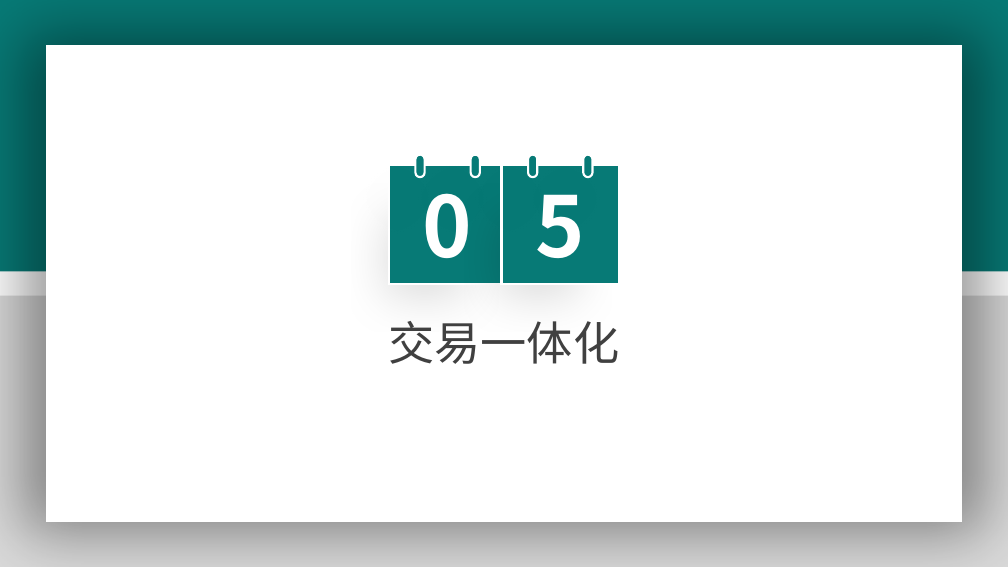
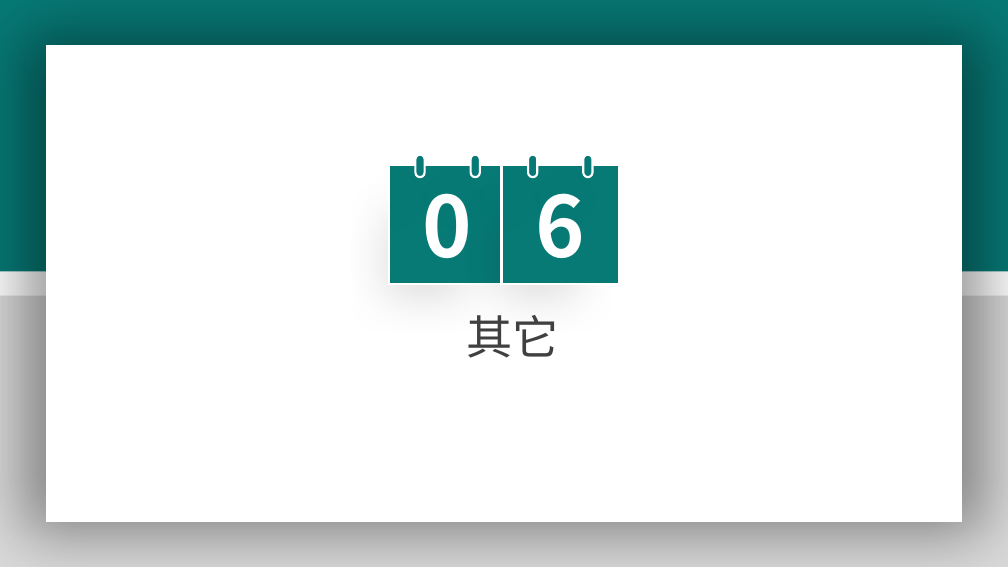
Before and after one commit to wellsmitch/accountpassword, a slide deck: slide 13 of 宋玉彬-年终述职报告-最终 - 副本.pptx (slide 11 before the commit). Drawn at 1008x567 pixels with LibreOffice and Linux fonts; fonts in the diff are those of the drawing. Boxes give left, top, right and bottom in pixels: in the first picture for what was removed or moved away, otherwise in the second. Text is boxed around its words. In the diff, an @@ line names an element or a change of style, - is before the commit and + after.

```diff
--- a/宋玉彬-年终述职报告-最终 - 副本.pptx
+++ b/宋玉彬-年终述职报告-最终 - 副本.pptx
@@ text at (536, 172, 586, 258): text changed @@
-5
+6
@@ text at (467, 315, 559, 358): text changed @@
-交易一体化
+其它
```
Also in this commit, not shown: 13 other slides changed, 3 slides added, 2 slides removed, 2 other files.
